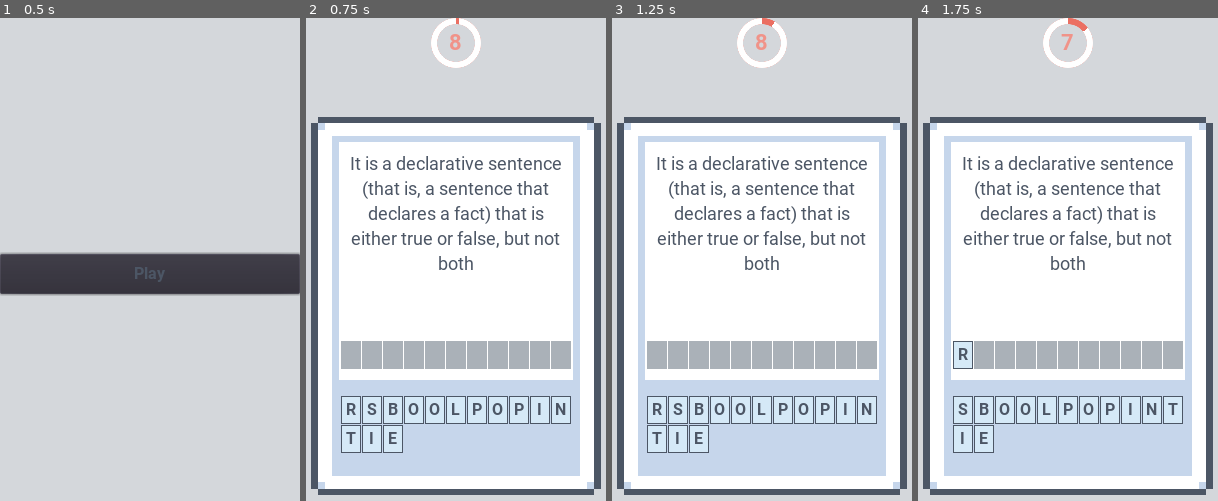
Above: before the commit, frames 1-4 (left to right).
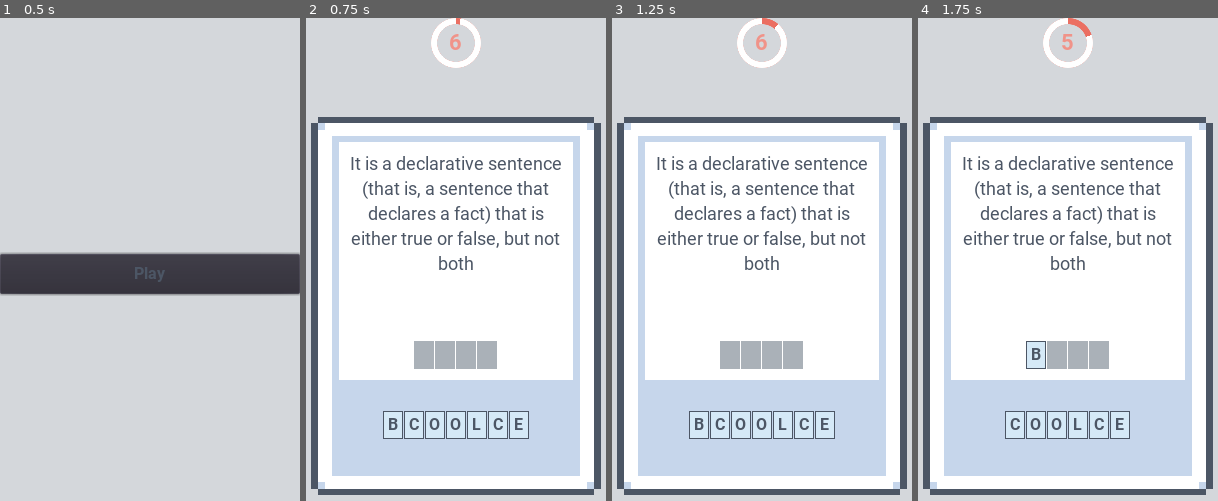
Above: after the commit, the same moments.

Repository: LoneDespair/comsci-card_game
Game: Godot game, scene res://src/main/main.tscn
Two runs of this game, one before a commit and one after it. Both use one fixed random seed, a clock stepped at 60 frames per second and the inputs below.
Inputs:
- Up to frame 1 (0.5 s): no input
- Up to frame 2 (0.75 s): click "Play" at 0.5 s
- Up to frame 3 (1.25 s): no input
- Up to frame 4 (1.75 s): click "R" (after the commit: "B") at 1.25 s

Frame 1 is identical in both runs. In frame 2, 4.8% of the frame differs, in the area x 11-89%, y 0-91%; in frame 3, 4.8%; in frame 4, 5.2%, in the area x 11-89%, y 2-91%.

Commit message:
added correct letter color

Diff:
--- a/src/card/checker.gd
+++ b/src/card/checker.gd
@@ -39,6 +39,7 @@
 		answer += letter_scn.text
 
 	if answer == key:
+		uncheck("CorrectLetter", true)
 		correct_label.show()
 		emit_signal("correct")
 
--- a/src/circular_timer/circular_timer.tscn
+++ b/src/circular_timer/circular_timer.tscn
@@ -41,4 +41,4 @@
 
 [node name="initiator" type="Node" parent="."]
 script = ExtResource( 3 )
-wait_time = 8.0
+wait_time = 6.0
--- a/src/main/default_theme.tres
+++ b/src/main/default_theme.tres
@@ -13,6 +13,9 @@
 content_margin_bottom = 24.0
 texture = ExtResource( 3 )
 region_rect = Rect2( 0, 0, 42, 60 )
+
+[sub_resource type="StyleBoxFlat" id=15]
+bg_color = Color( 0.117647, 0.517647, 0.286275, 1 )
 
 [sub_resource type="StyleBoxTexture" id=5]
 content_margin_left = 28.0
@@ -67,10 +70,12 @@
 BackCard/base_type = "PanelContainer"
 BackCard/styles/panel = SubResource( 10 )
 Button/colors/font_color = Color( 0.301961, 0.341176, 0.4, 1 )
-Button/colors/font_color_disabled = Color( 0.301961, 0.341176, 0.4, 1 )
+Button/colors/font_color_disabled = Color( 0.996078, 0.996078, 0.996078, 1 )
 Button/colors/font_color_focus = Color( 0.301961, 0.341176, 0.4, 1 )
 Button/colors/font_color_hover = Color( 0.301961, 0.341176, 0.4, 1 )
 Button/colors/font_color_pressed = Color( 0.301961, 0.341176, 0.4, 1 )
+CorrectLetter/base_type = "Button"
+CorrectLetter/styles/disabled = SubResource( 15 )
 FrontCard/base_type = "PanelContainer"
 FrontCard/styles/panel = SubResource( 5 )
 HScrollBar/styles/grabber = SubResource( 3 )
@@ -91,6 +96,5 @@
 RedButton/colors/font_color = Color( 0.301961, 0.341176, 0.4, 1 )
 RedButton/styles/normal = SubResource( 14 )
 WrongLetter/base_type = "Button"
-WrongLetter/colors/font_color_disabled = Color( 1, 1, 1, 1 )
 WrongLetter/styles/disabled = ExtResource( 5 )
 WrongLetter/styles/normal = ExtResource( 4 )
--- a/src/play/initiator.gd
+++ b/src/play/initiator.gd
@@ -5,7 +5,7 @@
 onready var deck := $"%deck"
 onready var turn := $"../turn"
 
-var key_list := ["PROPOSITION", "COCO", "DONUT", "JELLY", "CAKE"]
+var key_list := ["COCO", "COCO", "DONUT", "JELLY", "CAKE"]
 
 
 func _ready() -> void:
Not shown: 1 places in src/main/default_theme.tres that only renumber resources
